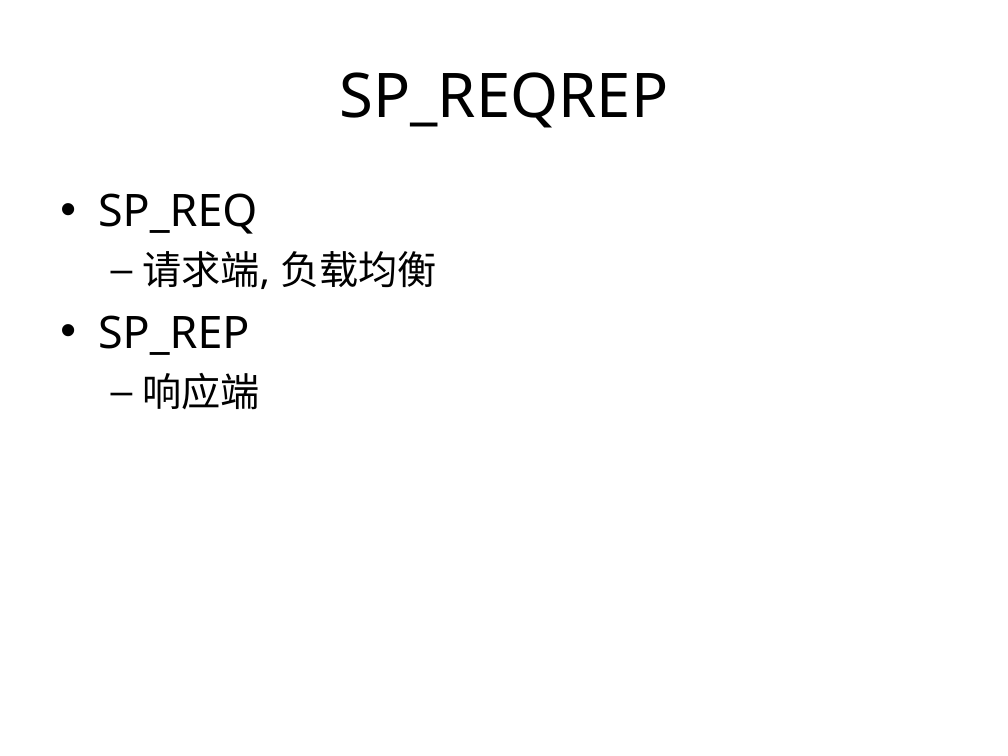
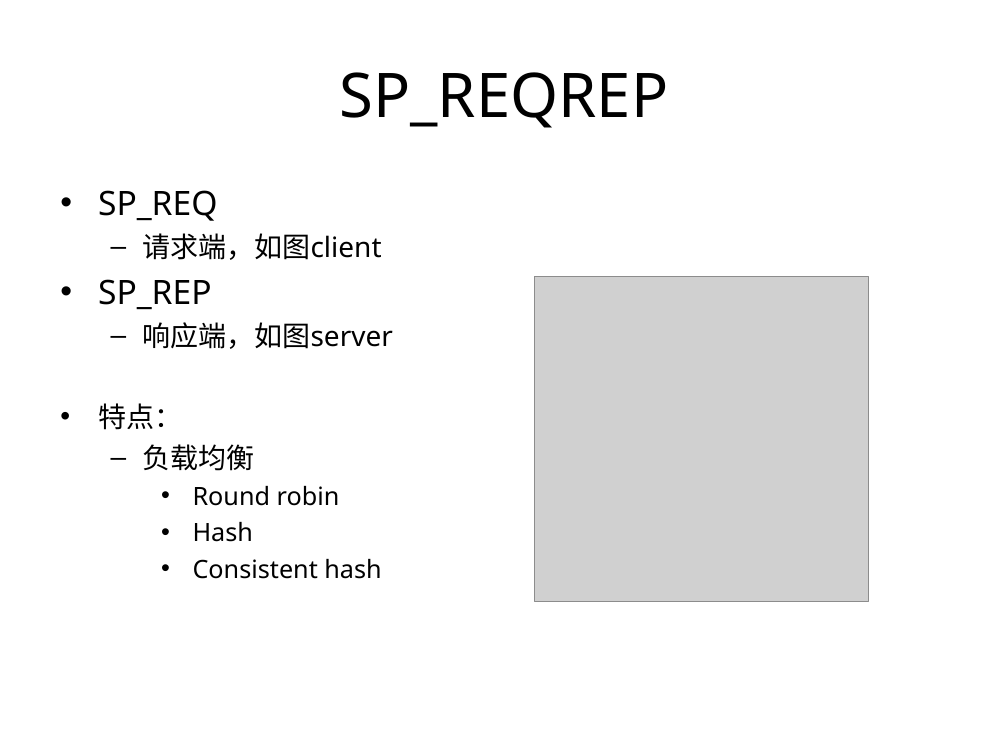
Before and after one commit to proxyio/xio, a slide deck: slide 21 of docs/PROXYIO.ppt (slide 20 before the commit). Drawn at 1008x756 pixels with LibreOffice and Linux fonts; fonts in the diff are those of the drawing; grey boxes stand for pictures. Boxes give left, top, right and bottom in pixels: in the first picture for what was removed or moved away, otherwise in the second. Text is boxed around its words. In the diff, an @@ line names an element or a change of style, - is before the commit and + after.

Commit message:
up

```diff
--- a/docs/PROXYIO.ppt
+++ b/docs/PROXYIO.ppt
@@ text at [98,190,217,310]: size 32 to 24 pt in "SP_REQ", "SP_REP"; less space between paragraphs @@
@@ text at [142,233,381,260]: text changed; size 28 to 20 pt @@
-  – 请求端, 负载均衡
+  – 请求端，如图client
@@ picture added at [534,276,868,601] @@
@@ text at [98,322,393,579]: text changed; size 28 to 18 pt @@
-  – 响应端
+  – 响应端，如图server
+• 特点：
+  – 负载均衡
+    • Round robin
+    • Hash
+    • Consistent hash
```
Also in this commit, not shown: 9 other slides changed, 4 slides added, 2 slides removed.
